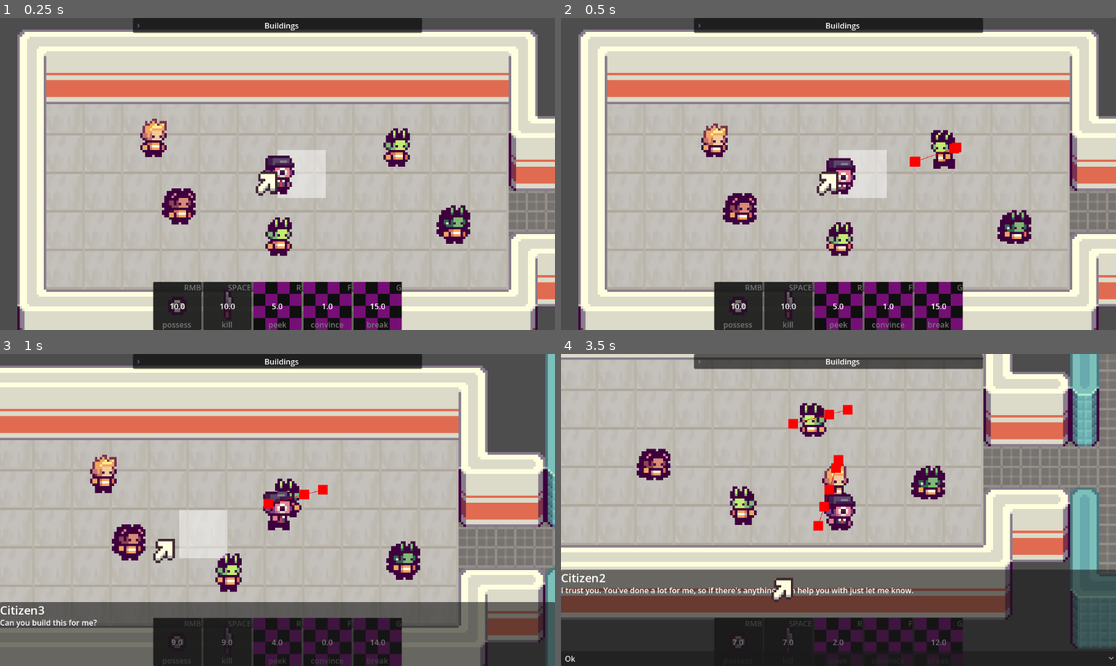
Above: before the commit, frames 1-4 (two rows, left to right).
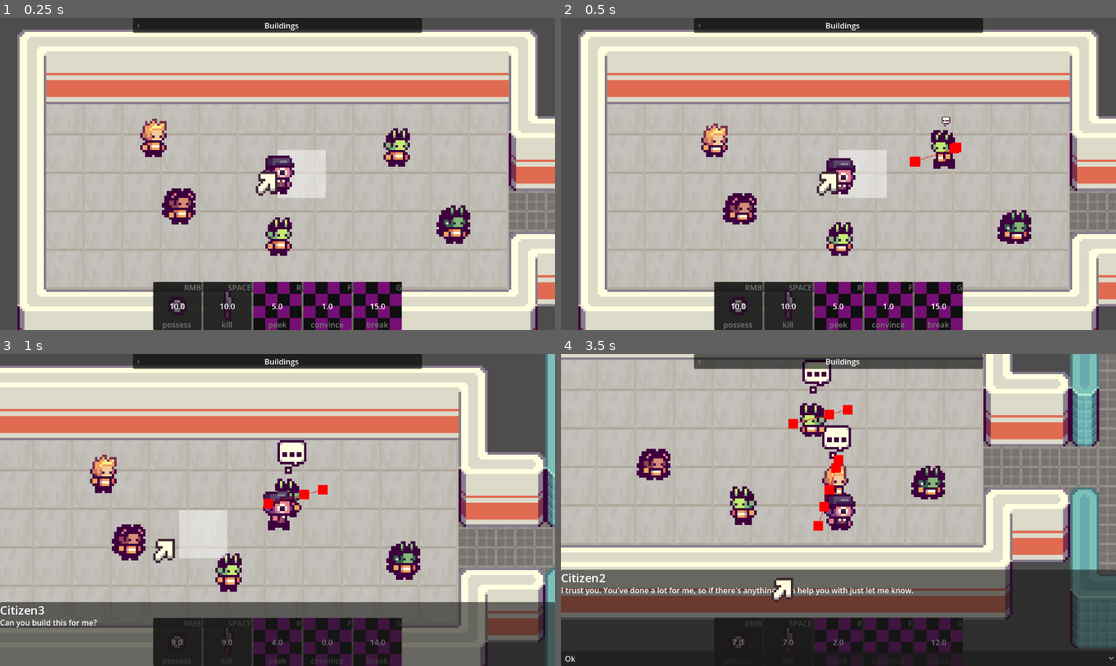
Above: after the commit, the same moments.

Repository: EEGAR1/summer-game-jam
Game: Godot game, scene res://scenes/main.tscn
Two runs of this game, one before a commit and one after it. Both use one fixed random seed, a clock stepped at 60 frames per second and the inputs below. The engine's default icon, where the game draws it, is replaced by a stand-in: a white triangle on a blue panel in a dark square.
Inputs (mouse positions are in pixels of both pictures, inside the frame that each line leads up to):
- Up to frame 1 (0.25 s): no input
- Up to frame 2 (0.5 s): no input
- Up to frame 3 (1 s): move the mouse to (177, 541) at 0.52 s; hold D (move_right) from 0.53 s (still down); tap G (break) at 0.6 s
- Up to frame 4 (3.5 s): release D (move_right) at 1.25 s; click "Ill make it happen (Accept)" at 1.25 s; click "Ill make it happen (Accept)" at 2 s; move the mouse to (794, 584) at 2.77 s; hold S (move_down) from 2.78 s (still down); tap F (convince) at 2.85 s

Frame 1 is identical in both runs. In frame 2, less than 0.1% of the frame differs, in the area x 68-71%, y 31-35%; in frame 3, 0.4%; in frame 4, 0.8%, in the area x 43-53%, y 1-34%.

Commit message:
Visual indicator that people want to talk

Diff:
--- a/scenes/classes/person.tscn
+++ b/scenes/classes/person.tscn
@@ -32,6 +32,10 @@
 atlas = ExtResource("4_ghdxt")
 region = Rect2(64, 0, 16, 16)
 
+[sub_resource type="AtlasTexture" id="AtlasTexture_xugy6"]
+atlas = ExtResource("4_ghdxt")
+region = Rect2(80, 0, 16, 16)
+
 [sub_resource type="SpriteFrames" id="SpriteFrames_tb1cb"]
 animations = [{
 "frames": [{
@@ -49,6 +53,9 @@
 }, {
 "duration": 1.0,
 "texture": SubResource("AtlasTexture_u8p0m")
+}, {
+"duration": 1.0,
+"texture": SubResource("AtlasTexture_xugy6")
 }],
 "loop": true,
 "name": &"default",
--- a/scripts/player_talk_action.gd
+++ b/scripts/player_talk_action.gd
@@ -59,13 +59,17 @@
 func _while_acting(delta : float) -> void: # Plays while acting
 	if len(Globals.complement_buildings) == 0:
 		remove_action()
+		return
 
 	if len(talk_ovrlp) != 0:
 		Globals.dialog.show_dialog(parent.name, body_text.get(talk_state), choices.get(talk_state), callables.get(talk_state))
 		remove_action()
+		return
 	elif len(seek_ovrlp) != 0:
 		if len(parent.current_path.path) <= 0:
 			parent.set_movement_target(seek_ovrlp[0].global_position)
+
+	parent.emotion_manager.show_emotion_frame(5)
 
 func _no_action(delta : float) -> void: # Plays when there is no action
 	pass
Binary file changed: art/people/reactions.png
Not shown: 1 places in scenes/classes/person.tscn that only renumber resources
